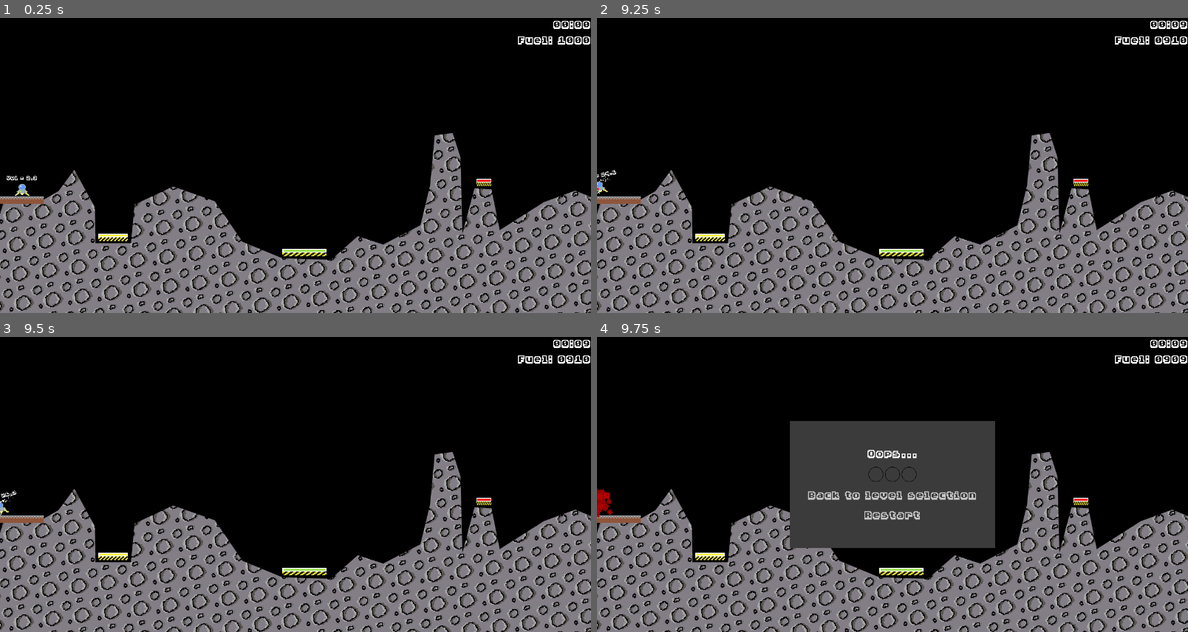
Above: before the commit, frames 1-4 (two rows, left to right).
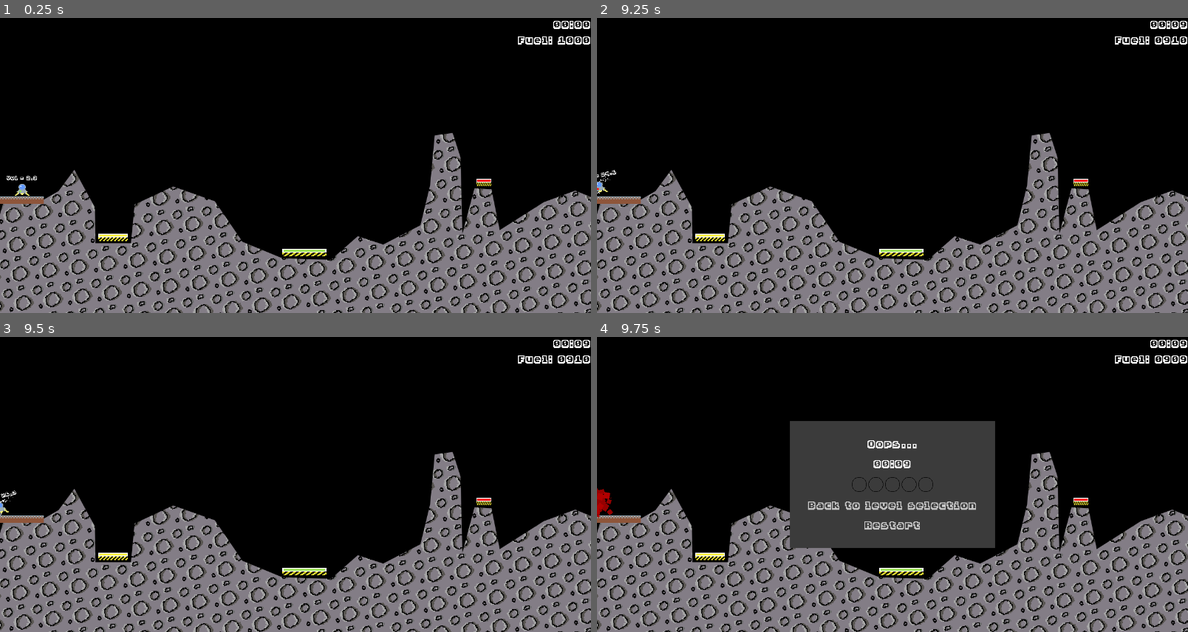
Above: after the commit, the same moments.

Repository: JestemStefan/GWJ_48_Moon_Lander
Game: Godot game, scene res://scenes/levels/Level_2.tscn
The game is run twice, just before and just after one commit, with the same random seed, the same clock (stepped at 60 frames per second) and the same inputs. This scene is started directly instead of the project's main scene. Sound files missing from this copy of the repository are replaced by a short silence.
Inputs (mouse positions are in pixels of both pictures, inside the frame that each line leads up to):
- Up to frame 1 (0.25 s): no input
- Up to frame 2 (9.25 s): tap Enter at 0.5, 2 s; move the mouse to (1022, 150) at 0.52 s; hold Right (ui_right) 0.53-1.28 s; tap Space at 1.25, 2.75 s; move the mouse to (774, 180) at 1.27 s; hold Down (ui_down) 1.28-2.03 s; move the mouse to (951, 100) at 2.02 s; hold Right (ui_right) 2.03-2.78 s; move the mouse to (862, 224) at 2.77 s; hold Up (ui_up) 2.78-3.53 s; move the mouse to (1069, 209) at 3.52 s; hold Left (ui_left) 3.53-5.03 s; move the mouse to (715, 121) at 4.27 s; move the mouse to (922, 165) at 5.02 s; hold Down (ui_down) 5.03-5.78 s; move the mouse to (803, 91) at 5.77 s; hold Right (ui_right) 5.78-6.53 s; move the mouse to (1022, 150) at 6.52 s; hold Up (ui_up) 6.53-7.28 s; move the mouse to (774, 180) at 7.27 s; hold Right (ui_right) 7.28-8.03 s; move the mouse to (951, 100) at 8.02 s; hold Down (ui_down) 8.03-8.78 s; move the mouse to (862, 224) at 8.77 s; hold Left (ui_left) from 8.78 s (still down)
- Up to frame 3 (9.5 s): keep holding Left (ui_left)
- Up to frame 4 (9.75 s): move the mouse to (1069, 528) at 9.52 s; release Left (ui_left) at 9.53 s; hold Up (ui_up) from 9.53 s (still down)

Frames 1-3 are identical in both runs. In frame 4, 1.8% of the frame differs, in the area x 35-65%, y 35-66%.

Commit message:
Winner screen changes

Diff:
--- a/scenes/UI/WinnerScreen.tscn
+++ b/scenes/UI/WinnerScreen.tscn
@@ -28,9 +28,9 @@
 
 [node name="VBoxContainer" type="VBoxContainer" parent="Panel/CenterContainer"]
 margin_left = 39.0
-margin_top = 79.0
+margin_top = 57.0
 margin_right = 405.0
-margin_bottom = 197.0
+margin_bottom = 218.0
 custom_constants/separation = 15
 
 [node name="SuccessLabel" type="Label" parent="Panel/CenterContainer/VBoxContainer"]
@@ -47,45 +47,65 @@
 margin_bottom = 66.0
 align = 1
 
+[node name="TimeLabel" type="Label" parent="Panel/CenterContainer/VBoxContainer"]
+margin_right = 366.0
+margin_bottom = 28.0
+align = 1
+
 [node name="HBoxContainer" type="HBoxContainer" parent="Panel/CenterContainer/VBoxContainer"]
+margin_top = 43.0
 margin_right = 366.0
-margin_bottom = 32.0
+margin_bottom = 75.0
 alignment = 1
 
 [node name="Star1" type="TextureRect" parent="Panel/CenterContainer/VBoxContainer/HBoxContainer"]
+margin_left = 95.0
+margin_right = 127.0
+margin_bottom = 32.0
+rect_pivot_offset = Vector2( 16, 16 )
+texture = ExtResource( 1 )
+
+[node name="Star2" type="TextureRect" parent="Panel/CenterContainer/VBoxContainer/HBoxContainer"]
 margin_left = 131.0
 margin_right = 163.0
 margin_bottom = 32.0
 rect_pivot_offset = Vector2( 16, 16 )
 texture = ExtResource( 1 )
 
-[node name="Star2" type="TextureRect" parent="Panel/CenterContainer/VBoxContainer/HBoxContainer"]
+[node name="Star3" type="TextureRect" parent="Panel/CenterContainer/VBoxContainer/HBoxContainer"]
 margin_left = 167.0
 margin_right = 199.0
 margin_bottom = 32.0
 rect_pivot_offset = Vector2( 16, 16 )
 texture = ExtResource( 1 )
 
-[node name="Star3" type="TextureRect" parent="Panel/CenterContainer/VBoxContainer/HBoxContainer"]
+[node name="Star4" type="TextureRect" parent="Panel/CenterContainer/VBoxContainer/HBoxContainer"]
 margin_left = 203.0
 margin_right = 235.0
 margin_bottom = 32.0
 rect_pivot_offset = Vector2( 16, 16 )
 texture = ExtResource( 1 )
 
+[node name="Star5" type="TextureRect" parent="Panel/CenterContainer/VBoxContainer/HBoxContainer"]
+margin_left = 239.0
+margin_right = 271.0
+margin_bottom = 32.0
+rect_pivot_offset = Vector2( 16, 16 )
+texture = ExtResource( 1 )
+
 [node name="BackToLevelSelect" type="Button" parent="Panel/CenterContainer/VBoxContainer"]
-margin_top = 47.0
+margin_top = 90.0
 margin_right = 366.0
-margin_bottom = 75.0
+margin_bottom = 118.0
 focus_mode = 0
 theme = ExtResource( 2 )
 enabled_focus_mode = 0
 text = "Back to level selection"
 
 [node name="Restart" type="Button" parent="Panel/CenterContainer/VBoxContainer"]
-margin_top = 90.0
+margin_top = 133.0
 margin_right = 366.0
-margin_bottom = 118.0
+margin_bottom = 161.0
 theme = ExtResource( 2 )
 text = "Restart"
 
--- a/scenes/levels/Level_2.tscn
+++ b/scenes/levels/Level_2.tscn
@@ -37,6 +37,7 @@
 
 [node name="LandingPad3" parent="." instance=ExtResource( 5 )]
 position = Vector2( 1048, 357 )
+stars = 3
 
 [node name="CollisionShape2D" parent="LandingPad3" index="0"]
 shape = SubResource( 4 )
@@ -47,6 +48,7 @@
 
 [node name="LandingPad2" parent="." instance=ExtResource( 5 )]
 position = Vector2( 245, 476 )
+stars = 2
 
 [node name="CollisionShape2D" parent="LandingPad2" index="0"]
 shape = SubResource( 2 )
@@ -57,6 +59,7 @@
 
 [node name="LandingPad" parent="." instance=ExtResource( 5 )]
 position = Vector2( 659, 509 )
+stars = 1
 
 [node name="CollisionShape2D" parent="LandingPad" index="0"]
 shape = SubResource( 3 )
@@ -68,7 +71,6 @@
 
 [node name="WinnerScreen" parent="UI" instance=ExtResource( 6 )]
 visible = false
-maximumTimeForStar = 45.0
 minimumFuelForStar = 400
 
 [node name="Player" parent="." instance=ExtResource( 1 )]
--- a/scenes/levels/Level_3.tscn
+++ b/scenes/levels/Level_3.tscn
@@ -33,12 +33,14 @@
 
 [node name="LandingPad" parent="." instance=ExtResource( 12 )]
 position = Vector2( 957, 458 )
+stars = 1
 
 [node name="CollisionShape2D" parent="LandingPad" index="0"]
 shape = SubResource( 1 )
 
 [node name="LandingPad2" parent="." instance=ExtResource( 12 )]
 position = Vector2( 617, 606 )
+stars = 2
 
 [node name="CollisionShape2D" parent="LandingPad2" index="0"]
 shape = SubResource( 2 )
@@ -49,6 +51,7 @@
 
 [node name="LandingPad3" parent="." instance=ExtResource( 12 )]
 position = Vector2( 221, 480 )
+stars = 3
 
 [node name="CollisionShape2D" parent="LandingPad3" index="0"]
 shape = SubResource( 3 )
--- a/scenes/levels/Level_4.tscn
+++ b/scenes/levels/Level_4.tscn
@@ -35,12 +35,14 @@
 
 [node name="LandingPad" parent="." instance=ExtResource( 12 )]
 position = Vector2( 506, 179 )
+stars = 1
 
 [node name="CollisionShape2D" parent="LandingPad" index="0"]
 shape = SubResource( 1 )
 
 [node name="LandingPad2" parent="." instance=ExtResource( 12 )]
 position = Vector2( 787, 249 )
+stars = 2
 
 [node name="CollisionShape2D" parent="LandingPad2" index="0"]
 shape = SubResource( 2 )
@@ -51,6 +53,7 @@
 
 [node name="LandingPad3" parent="." instance=ExtResource( 12 )]
 position = Vector2( 163, 247 )
+stars = 3
 
 [node name="CollisionShape2D" parent="LandingPad3" index="0"]
 shape = SubResource( 3 )
--- a/scenes/levels/Level_5.tscn
+++ b/scenes/levels/Level_5.tscn
@@ -33,12 +33,14 @@
 
 [node name="LandingPad" parent="." instance=ExtResource( 12 )]
 position = Vector2( 302, 607 )
+stars = 1
 
 [node name="CollisionShape2D" parent="LandingPad" index="0"]
 shape = SubResource( 1 )
 
 [node name="LandingPad2" parent="." instance=ExtResource( 12 )]
 position = Vector2( 613, 172 )
+stars = 2
 
 [node name="CollisionShape2D" parent="LandingPad2" index="0"]
 shape = SubResource( 2 )
@@ -49,6 +51,7 @@
 
 [node name="LandingPad3" parent="." instance=ExtResource( 12 )]
 position = Vector2( 88, 164 )
+stars = 3
 
 [node name="CollisionShape2D" parent="LandingPad3" index="0"]
 shape = SubResource( 3 )
@@ -68,7 +71,6 @@
 
 [node name="WinnerScreen" parent="UI" instance=ExtResource( 1 )]
 visible = false
-maximumTimeForStar = 45.0
 minimumFuelForStar = 1000
 
 [connection signal="emitFuel" from="Player" to="UI/Counter" method="decreaseFuel"]
--- a/scenes/levels/Tutorial.tscn
+++ b/scenes/levels/Tutorial.tscn
@@ -1,11 +1,10 @@
-[gd_scene load_steps=20 format=2]
+[gd_scene load_steps=19 format=2]
 
 [ext_resource path="res://scenes/level_elements/LandingPad.tscn" type="PackedScene" id=1]
 [ext_resource path="res://scenes/player/Player.tscn" type="PackedScene" id=2]
 [ext_resource path="res://scenes/level_elements/Ground.tscn" type="PackedScene" id=3]
 [ext_resource path="res://scenes/level_elements/StartingPad.tscn" type="PackedScene" id=4]
 [ext_resource path="res://art/arrows_up.png" type="Texture" id=5]
-[ext_resource path="res://src/landing_pads/LandingPad.gd" type="Script" id=6]
 [ext_resource path="res://scenes/UI/Counter.tscn" type="PackedScene" id=7]
 [ext_resource path="res://art/arrows_left.png" type="Texture" id=8]
 [ext_resource path="res://art/arrows_right.png" type="Texture" id=9]
@@ -51,13 +50,14 @@
 
 [node name="LandingPad" parent="." instance=ExtResource( 1 )]
 position = Vector2( 760, 500 )
+stars = 1
 
 [node name="CollisionShape2D" parent="LandingPad" index="0"]
 shape = SubResource( 1 )
 
 [node name="LandingPad2" parent="." instance=ExtResource( 1 )]
 position = Vector2( 928, 436 )
-script = ExtResource( 6 )
+stars = 2
 
 [node name="CollisionShape2D" parent="LandingPad2" index="0"]
 shape = SubResource( 2 )
@@ -69,7 +69,7 @@
 
 [node name="LandingPad3" parent="." instance=ExtResource( 1 )]
 position = Vector2( 1063, 365 )
-script = ExtResource( 6 )
+stars = 3
 
 [node name="CollisionShape2D" parent="LandingPad3" index="0"]
 shape = SubResource( 4 )
@@ -89,7 +89,6 @@
 
 [node name="WinnerScreen" parent="UI" instance=ExtResource( 13 )]
 visible = false
-maximumTimeForStar = 60.0
 minimumFuelForStar = 200
 
 [node name="TutorialGraphics" type="Control" parent="."]
--- a/src/globals/GameManager.gd
+++ b/src/globals/GameManager.gd
@@ -1,9 +1,8 @@
 extends Node
 
 var player: Player = null
-var lastTime := 0.0
+var lastTime := 0
 var lastFuel := 0
-var maximumTime := 0.0
 var minimumFuel := 0
 
 onready var sfx_exposion: PackedScene = preload("res://scenes/SFX/Explosion.tscn")
@@ -17,21 +16,18 @@
 	pass # Replace with function body.
 
 
-func landing(landing_velocity: float):
+func landing(landing_velocity: float, landing_stars: int):
 	if landing_velocity <= 10:
-		self.goodLanding(1)
+		self.goodLanding(landing_stars + 1)
 
 	elif landing_velocity < 25:
-		self.goodLanding(0)
+		self.goodLanding(landing_stars)
 
 	else:
 		self.failure_landing()
 
 func goodLanding(baseScore: int) -> void:
 	var score = baseScore
-
-	if lastTime <= maximumTime:
-		score += 1
 
 	if lastFuel >= minimumFuel:
 		score += 1
--- a/src/landing_pads/LandingPad.gd
+++ b/src/landing_pads/LandingPad.gd
@@ -1,6 +1,7 @@
 extends StaticBody2D
 class_name LandingPad
 
+export var stars: int
 
 func _ready():
 	pass
--- a/src/player/Player.gd
+++ b/src/player/Player.gd
@@ -89,7 +89,7 @@
 	elif body is LandingPad:
 		if not is_landed:
 			is_landed = true
-			GameManager.landing(vel)
+			GameManager.landing(vel, body.stars)
 
 	else:
 		GameManager.total_failure()
--- a/src/ui/WinnerScreen.gd
+++ b/src/ui/WinnerScreen.gd
@@ -4,53 +4,58 @@
 	$Panel/CenterContainer/VBoxContainer/HBoxContainer/Star1,
 	$Panel/CenterContainer/VBoxContainer/HBoxContainer/Star2,
 	$Panel/CenterContainer/VBoxContainer/HBoxContainer/Star3,
+	$Panel/CenterContainer/VBoxContainer/HBoxContainer/Star4,
+	$Panel/CenterContainer/VBoxContainer/HBoxContainer/Star5,
 ]
 
 onready var fullTexture := preload("res://art/moon_full_star.png")
 onready var successLabel: Label = $Panel/CenterContainer/VBoxContainer/SuccessLabel
 onready var failureLabel: Label = $Panel/CenterContainer/VBoxContainer/FailureLabel
+onready var timeLabel: Label = $Panel/CenterContainer/VBoxContainer/TimeLabel
 
-
-export var maximumTimeForStar: float = 30
 export var minimumFuelForStar: int = 500
 
 func _ready():
 	GameManager.connect("wonLevel", self, "wonLevel")
 	GameManager.connect("failedLevel", self, "failedLevel")
-	GameManager.maximumTime = maximumTimeForStar
 	GameManager.minimumFuel = minimumFuelForStar
 
 func wonLevel(score: int) -> void:
 	successLabel.visible = true
 	visible = true
+	updateTime(GameManager.lastTime)
 	showScore(score)
 
 func showScore(score: int) -> void:
 	var tween := create_tween().set_trans(Tween.TRANS_LINEAR).set_ease(Tween.EASE_OUT)
 
 	for n in score:
-		tween.tween_property(stars[n - 1], "texture", fullTexture, 0.1)
-		tween.tween_property(stars[n - 1], "rect_scale", Vector2(2, 2), 0.1)
-		tween.tween_property(stars[n - 1], "rect_rotation", 360.0, 0.75)
-		tween.parallel().tween_property(stars[n - 1], "rect_scale", Vector2(1, 1), 0.75)
+		tween.tween_property(stars[n], "texture", fullTexture, 0.1)
+		tween.tween_property(stars[n], "rect_scale", Vector2(2, 2), 0.1)
+		tween.tween_property(stars[n], "rect_rotation", 360.0, 0.75)
+		tween.parallel().tween_property(stars[n], "rect_scale", Vector2(1, 1), 0.75)
 		tween.tween_interval(0.5)
 
 func failedLevel(msg: String) -> void:
 	failureLabel.visible = true
 	failureLabel.text = msg
+	updateTime(GameManager.lastTime)
 	visible = true
+
+func updateTime(time: int) -> void:
+	var mins = time / 60
+	var secs = time % 60
+	timeLabel.text = String(mins).pad_zeros(2) + ":" + String(secs).pad_zeros(2)
 
 func onRestartButtonPressed():
 	$ClickSFX.play()
 	get_tree().reload_current_scene()
-
 
 func onBackToLevelSelectButtonPressed():
 	$ClickSFX.play()
 	MusicManager.play_main_menu_music()
 	get_tree().change_scene("res://scenes/menu/LevelSelection.tscn")
 
-
 func onRestartMouseEntered():
 	$HoverSFX.play()
 
